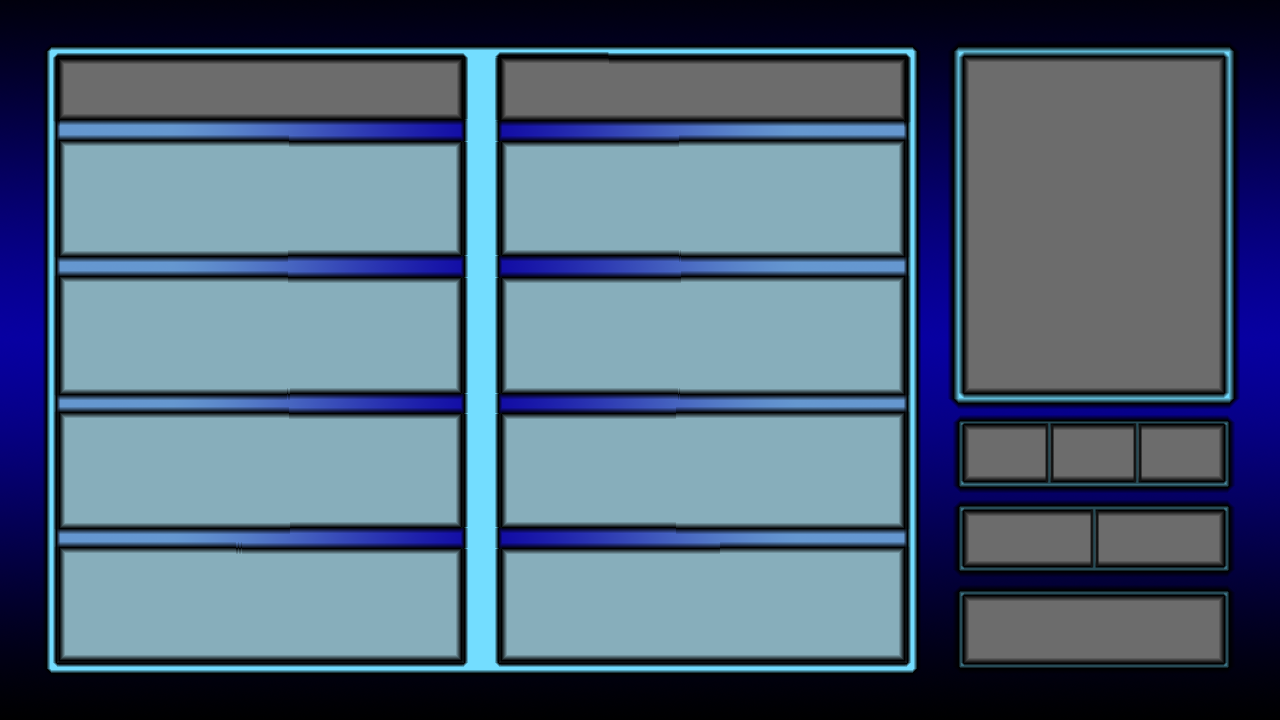
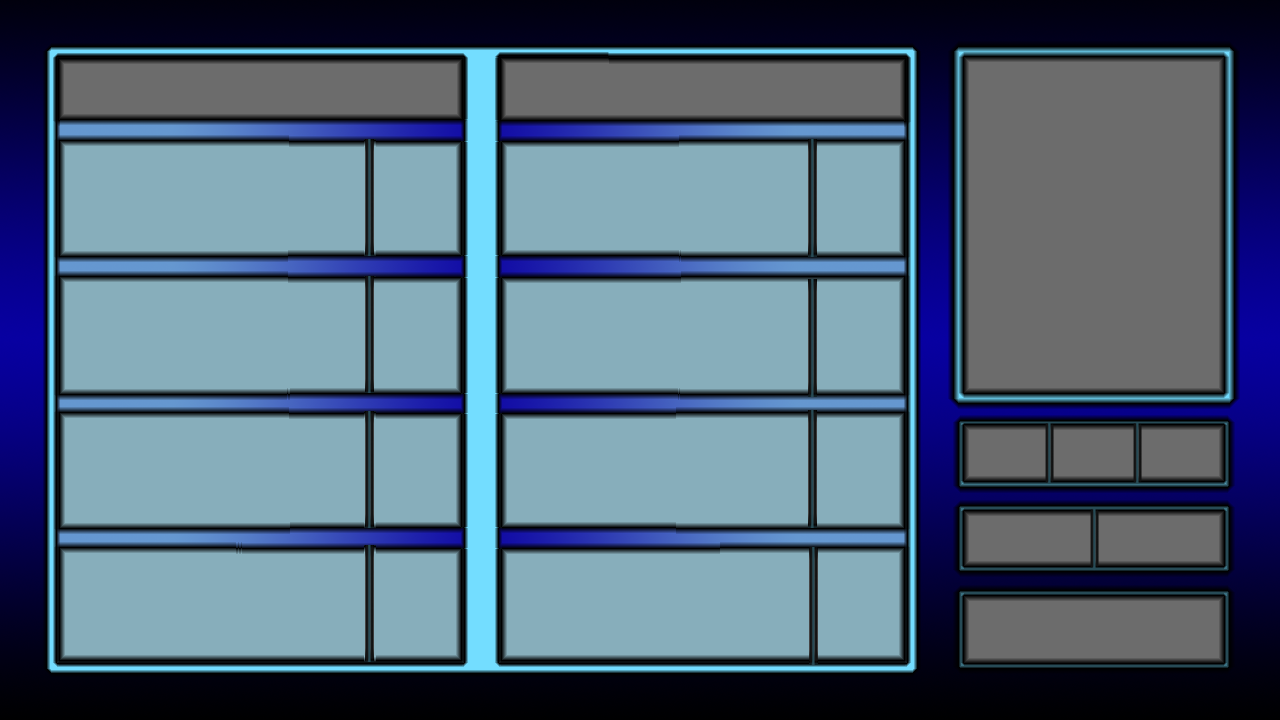
Layers edited between the first and the second 1280 x 720 image:
showed "레이어 2", painted on it over [left=364, top=276, right=818, bottom=571]
painted on "레이어 4" over [left=364, top=423, right=818, bottom=662]
showed "레이어 3", painted on it over [left=364, top=411, right=817, bottom=528]
showed "레이어 1", moved it above "배경", painted on it over [left=364, top=139, right=818, bottom=567]
painted on "배경" over [left=808, top=139, right=818, bottom=665]
